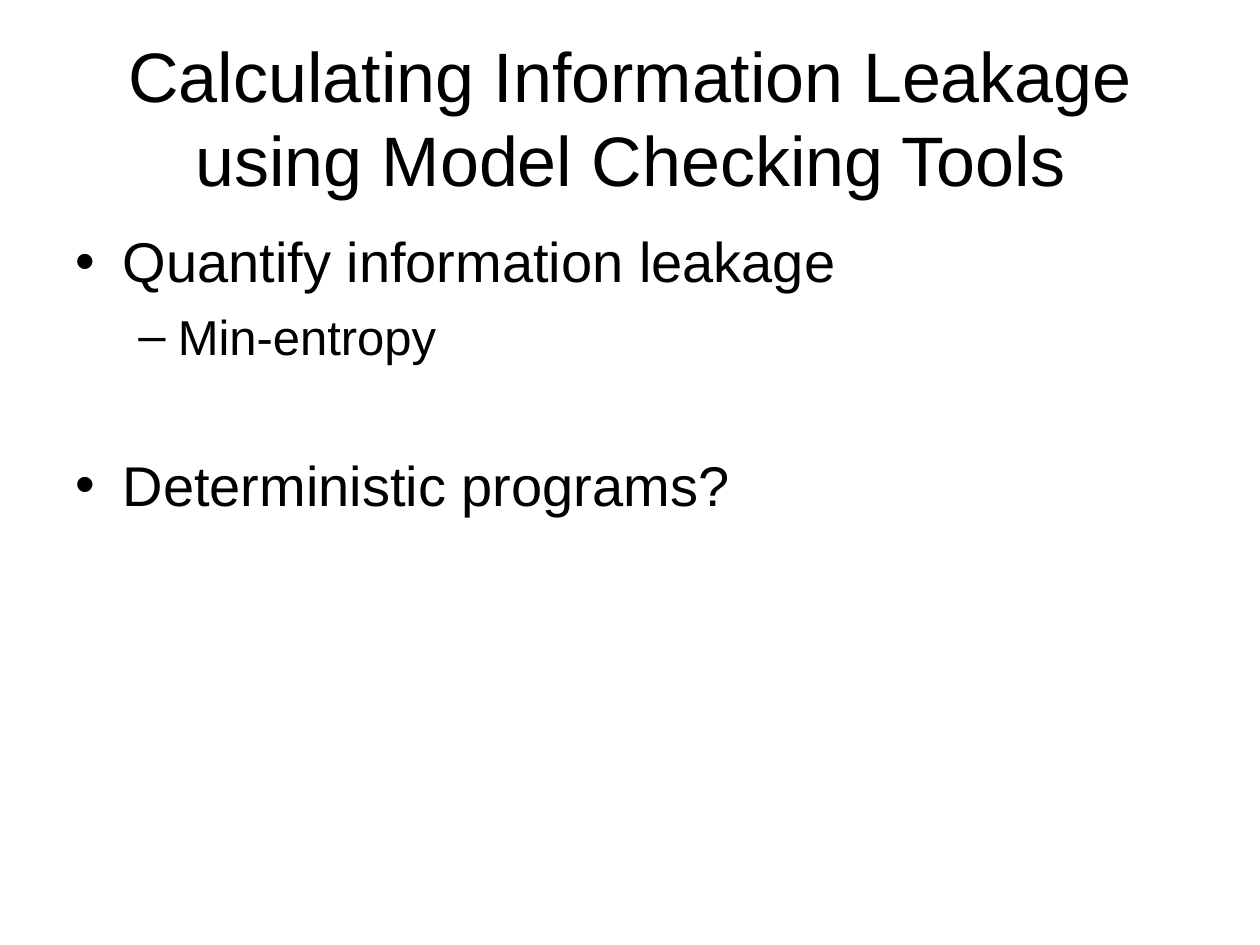
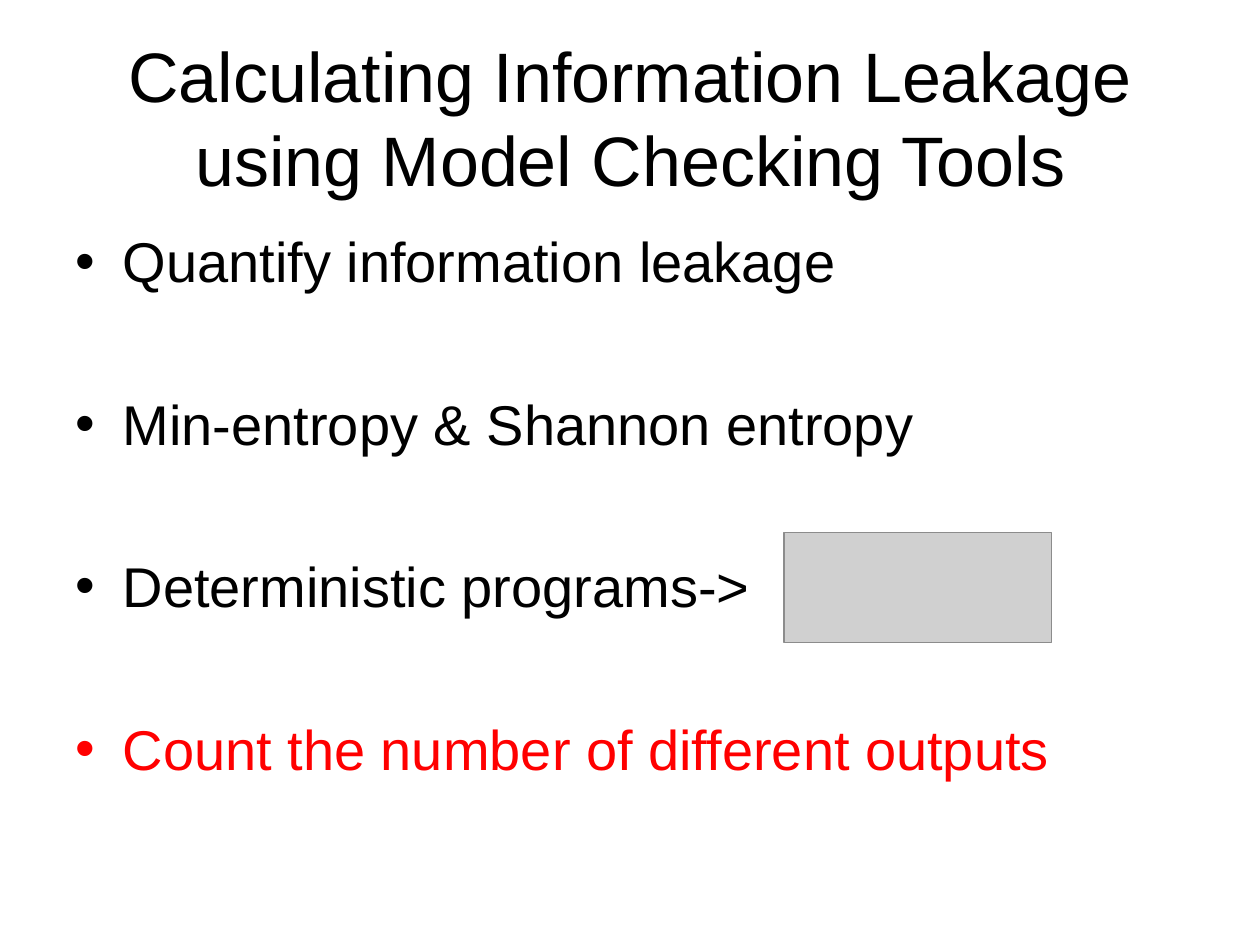
Before and after one commit to chenjiia/Thesis, a slide deck: slide 3 of thesis_presentation/presentation.ppt. Drawn at 1260x945 pixels with LibreOffice and Linux fonts; fonts in the diff are those of the drawing; grey boxes stand for pictures. Boxes give left, top, right and bottom in pixels: in the first picture for what was removed or moved away, otherwise in the second. Text is boxed around its words. In the diff, an @@ line names an element or a change of style, - is before the commit and + after.

```diff
--- a/thesis_presentation/presentation.ppt
+++ b/thesis_presentation/presentation.ppt
@@ text at (123,404,1049,781): text changed @@
-  – Min-entropy
-• Deterministic programs?
+• Min-entropy & Shannon entropy
+• Deterministic programs->
+• Count the number of different outputs
@@ picture added at (784,533,1051,643) @@
```
Also in this commit, not shown: 14 other slides changed, 4 slides added, 1 slide removed.
